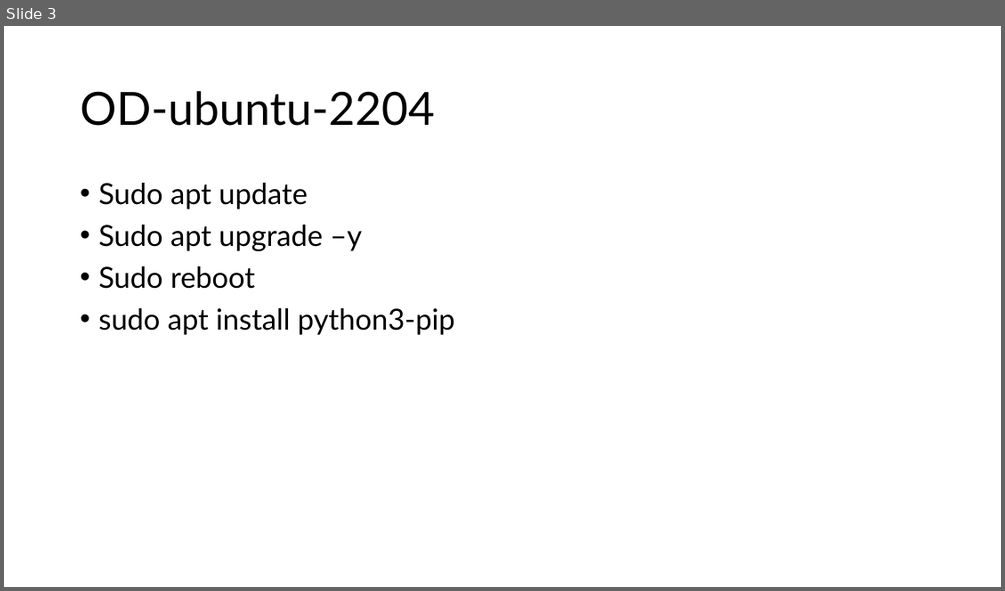
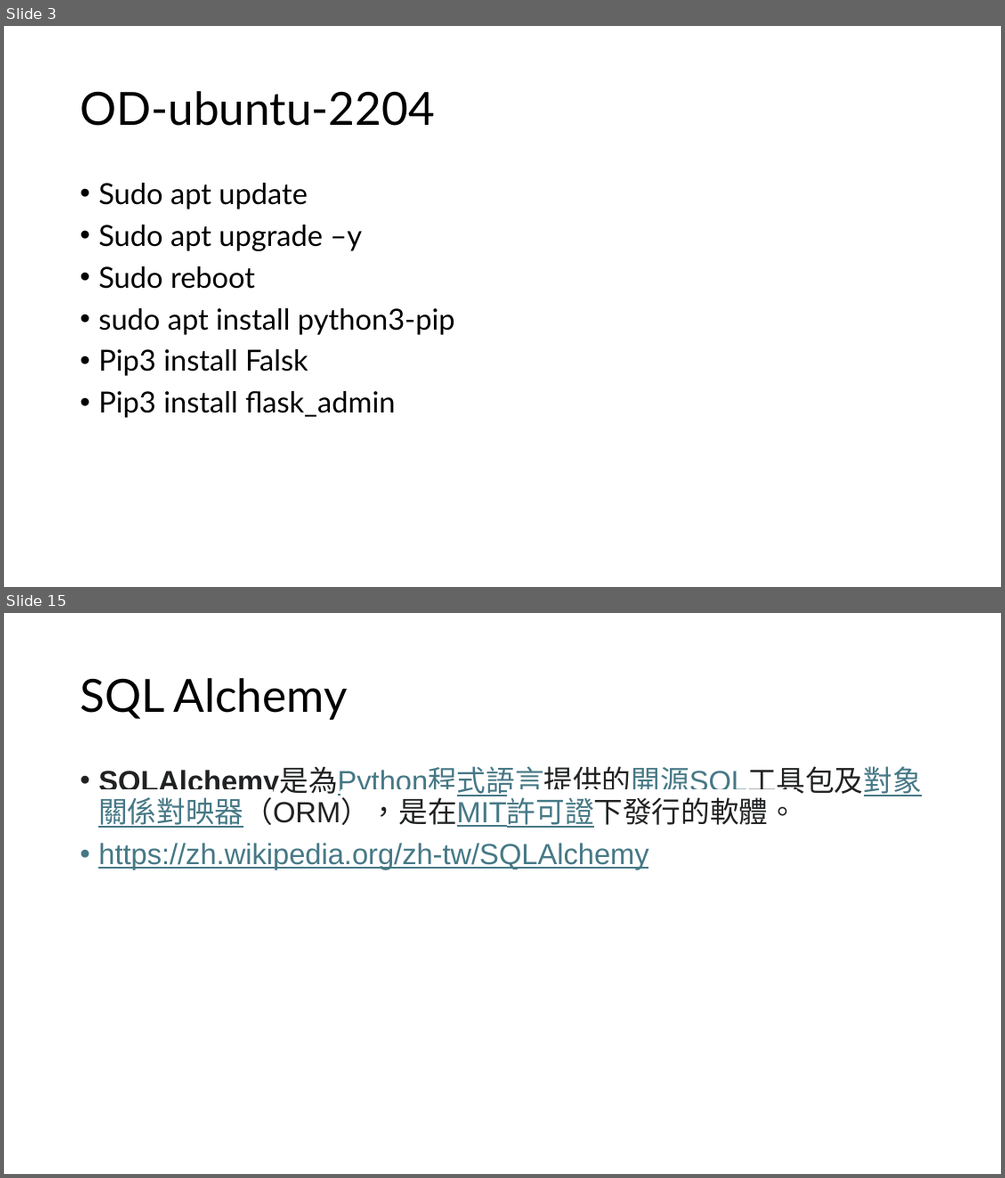
Before and after one commit to frankpeng1218/Python_learning, a slide deck: multipass_ubuntu_installation/ubuntu_installation.pptx. Shown one above the other, each under a label of ours: slide 3 before the commit, slides 3 and 15 after it; the slides between them are not shown. The pictures are 1005x591 and 1005x1178 pixels, drawn with LibreOffice and Linux fonts; fonts in the diff are those of the drawing. Boxes give left, top, right and bottom in pixels: in the first picture for what was removed or moved away, otherwise in the second. Text is boxed around its words. In the diff, an @@ line names an element or a change of style, - is before the commit and + after.

```diff
--- a/multipass_ubuntu_installation/ubuntu_installation.pptx
+++ b/multipass_ubuntu_installation/ubuntu_installation.pptx
@@ slide 15 added at (x1=4, y1=613, x2=1001, y2=1174), background #FFFFFF @@
@@ title added at (x1=80, y1=678, x2=348, y2=720), 44 pt, text #000000 @@
+SQL Alchemy
@@ text added at (x1=98, y1=793, x2=797, y2=869), 28 pt, text #467886, underline @@
+• SQLAlchemy是為Python程式語言提供的開源SQL工具包及對象關係對映器（ORM），是在MIT許可證下發行的軟體。
+• https://zh.wikipedia.org/zh-tw/SQLAlchemy
@@ slide 3 changed as well @@
@@ text at (x1=98, y1=349, x2=395, y2=418): paragraphs added @@
+• Pip3 install Falsk
+• Pip3 install flask_admin
```
Also in this commit, not shown: 1 other slide changed, 14 other slides added, 17 other files.
